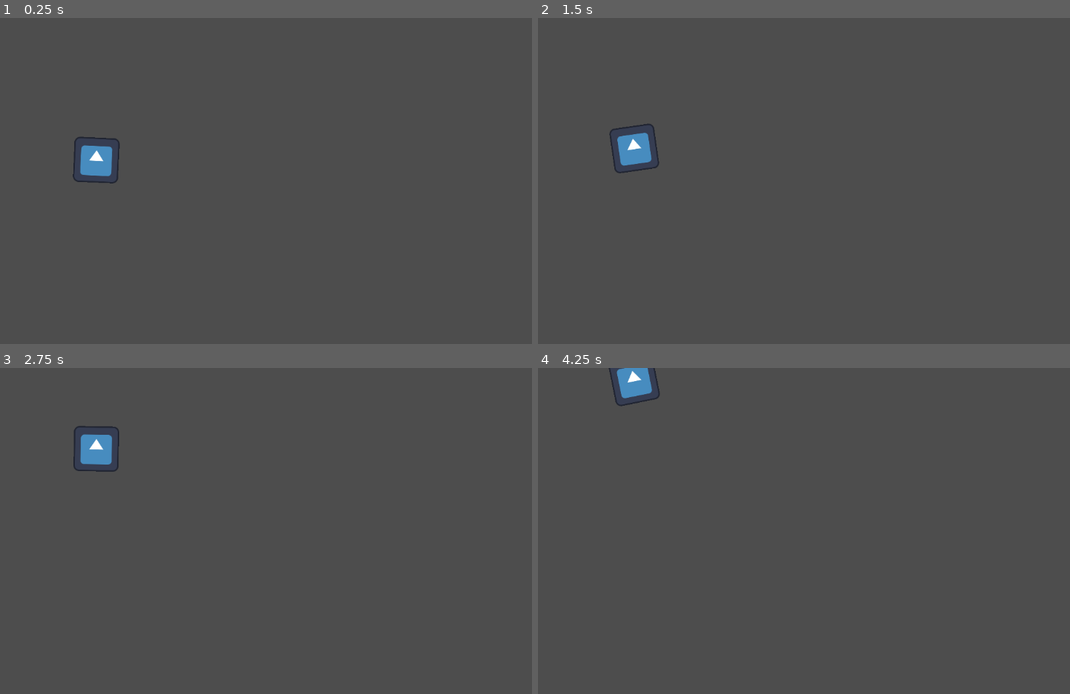
Above: before the commit, frames 1-4 (two rows, left to right).
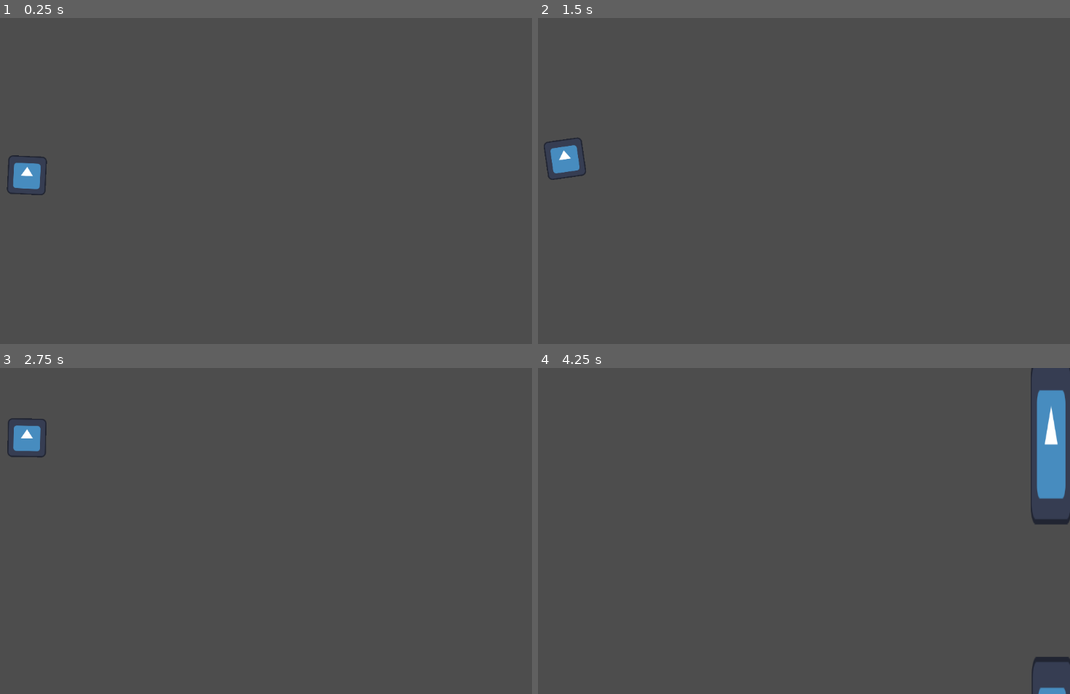
Above: after the commit, the same moments.

Repository: Finnder/GodotWorkshopFeb2nd
Game: Godot game, scene res://Scenes/main.tscn
Same seed, same stepped clock (60 frames per second), same inputs: the game is played once before the commit and once after it. The engine's default icon, where the game draws it, is replaced by a stand-in: a white triangle on a blue panel in a dark square.
Inputs:
- Up to frame 1 (0.25 s): no input
- Up to frame 2 (1.5 s): tap Space (flap) at 0.77, 1.07 s
- Up to frame 3 (2.75 s): tap Space (flap) at 1.52, 1.82 s
- Up to frame 4 (4.25 s): tap Space (flap) at 3.02, 3.32, 3.77, 4.07 s

The runs differ from the first frame. In frame 1, 1.2% of the frame differs, in the area x 1-23%, y 36-55%; in frame 2, 1.2%; in frame 3, 1.2%; in frame 4, 2.9%, in the area x 13-100%, y 0-100%.

Commit message:
complete

Diff:
--- a/Scenes/main.tscn
+++ b/Scenes/main.tscn
@@ -1,12 +1,24 @@
-[gd_scene load_steps=2 format=3 uid="uid://cvcqohtfecmwb"]
+[gd_scene load_steps=3 format=3 uid="uid://hbtvjn1hg26f"]
 
-[ext_resource type="PackedScene" uid="uid://jhxu4gktfm36" path="res://Scenes/player.tscn" id="1_lxmj1"]
+[ext_resource type="PackedScene" uid="uid://jhxu4gktfm36" path="res://Scenes/player.tscn" id="1_guea0"]
+[ext_resource type="Script" path="res://Scripts/ObstacleSpawner.gd" id="2_1ylpl"]
 
 [node name="Main" type="Node2D"]
 
 [node name="Camera2D" type="Camera2D" parent="."]
-position = Vector2(650, 71)
-zoom = Vector2(0.7, 0.7)
+position = Vector2(576, 323)
 
-[node name="Player" parent="." instance=ExtResource("1_lxmj1")]
-position = Vector2(238, 0)
+[node name="Player" parent="." instance=ExtResource("1_guea0")]
+position = Vector2(150, 300)
+
+[node name="ObstacleSpawner" type="Node" parent="."]
+script = ExtResource("2_1ylpl")
+
+[node name="Timer" type="Timer" parent="ObstacleSpawner"]
+wait_time = 3.0
+autostart = true
+
+[node name="ObstacleSpawnPosition" type="Node2D" parent="ObstacleSpawner"]
+position = Vector2(620, 325)
+
+[connection signal="timeout" from="ObstacleSpawner/Timer" to="ObstacleSpawner" method="_on_timer_timeout"]
--- /dev/null
+++ b/Scenes/obstacles.tscn
@@ -0,0 +1,27 @@
+[gd_scene load_steps=4 format=3 uid="uid://c2i5p0ospgt4o"]
+
+[ext_resource type="Script" path="res://Scripts/obstacle.gd" id="1_5lfbw"]
+[ext_resource type="Texture2D" uid="uid://d3yc6l3mn344a" path="res://icon.svg" id="2_68jn3"]
+
+[sub_resource type="RectangleShape2D" id="RectangleShape2D_kk08o"]
+
+[node name="Obstacles" type="StaticBody2D"]
+scale = Vector2(4, 16)
+script = ExtResource("1_5lfbw")
+
+[node name="Sprite2D" type="Sprite2D" parent="."]
+position = Vector2(0, 0.25)
+scale = Vector2(0.16, 0.16)
+texture = ExtResource("2_68jn3")
+
+[node name="CollisionShape2D" type="CollisionShape2D" parent="."]
+shape = SubResource("RectangleShape2D_kk08o")
+
+[node name="Sprite2D2" type="Sprite2D" parent="."]
+position = Vector2(-0.509972, -36.6975)
+scale = Vector2(0.16, 0.16)
+texture = ExtResource("2_68jn3")
+
+[node name="CollisionShape2D2" type="CollisionShape2D" parent="."]
+position = Vector2(-0.25, -36.4375)
+shape = SubResource("RectangleShape2D_kk08o")
--- a/Scenes/player.tscn
+++ b/Scenes/player.tscn
@@ -6,11 +6,20 @@
 [sub_resource type="RectangleShape2D" id="RectangleShape2D_05m51"]
 
 [node name="Player" type="CharacterBody2D"]
+scale = Vector2(0.6, 0.6)
 script = ExtResource("1_ffc04")
 
 [node name="Sprite2D" type="Sprite2D" parent="."]
 texture = ExtResource("1_fu5ra")
 
-[node name="CollisionShape2D" type="CollisionShape2D" parent="."]
+[node name="CollisionShape2D2" type="CollisionShape2D" parent="."]
 scale = Vector2(6, 6)
 shape = SubResource("RectangleShape2D_05m51")
+
+[node name="Area2D" type="Area2D" parent="."]
+
+[node name="CollisionShape2D" type="CollisionShape2D" parent="Area2D"]
+scale = Vector2(7, 7)
+shape = SubResource("RectangleShape2D_05m51")
+
+[connection signal="body_entered" from="Area2D" to="." method="_on_area_2d_body_entered"]
--- /dev/null
+++ b/Scripts/ObstacleSpawner.gd
@@ -0,0 +1,16 @@
+extends Node
+
+@onready var obstacleScene : PackedScene = preload("res://Scenes/obstacles.tscn")
+@onready var obstacle_spawn_position : Node2D = $ObstacleSpawnPosition
+
+func _on_timer_timeout():
+	SpawnObstacle()
+
+
+func SpawnObstacle():
+	var newObstacle = obstacleScene.instantiate()
+	obstacle_spawn_position.add_child(newObstacle)
+	newObstacle.position = obstacle_spawn_position.position
+
+	randomize()
+	newObstacle.position.y = randi_range(newObstacle.position.y, newObstacle.position.y + 100)
--- /dev/null
+++ b/Scripts/obstacle.gd
@@ -0,0 +1,9 @@
+extends StaticBody2D
+
+var speedOfObstacle = 100
+
+func _process(delta):
+	move_left(delta)
+
+func move_left(delta):
+	$".".position.x -= speedOfObstacle * delta;
--- a/Scripts/player.gd
+++ b/Scripts/player.gd
@@ -12,5 +12,9 @@
 	velocity.y += GRAVITY * delta
 	move_and_slide()
 
-	# Rotate the bird based on its velocity
+	# Rotate the player based on its velocity
 	rotation = lerp(rotation, velocity.y / 1000, 0.1)
+
+func _on_area_2d_body_entered(body):
+	if (body.name == "Obstacles"):
+		get_parent().get_tree().reload_current_scene()
